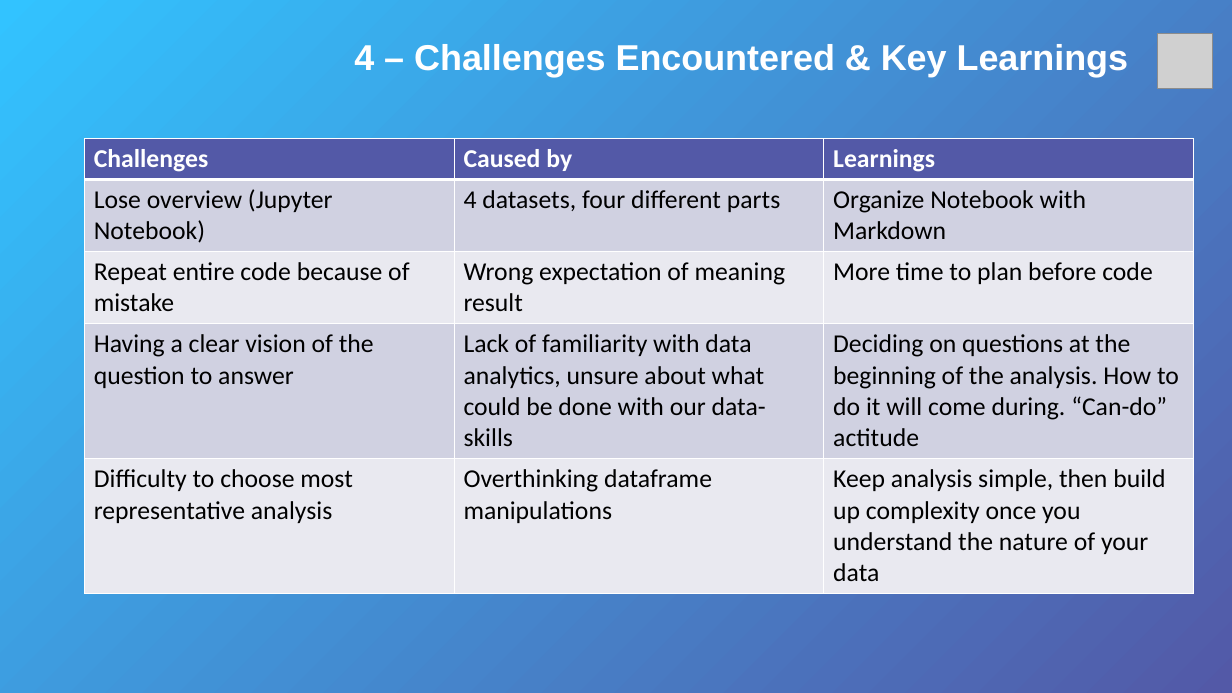
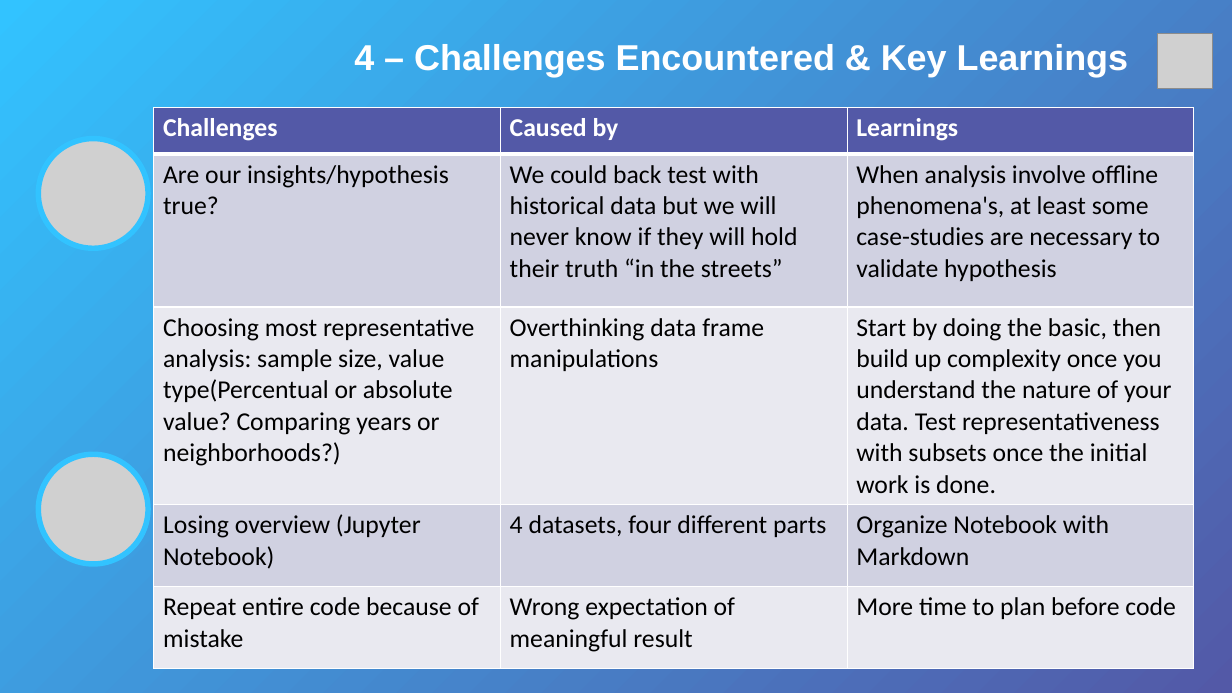
Before and after one commit to fyuji88/Project-Week-2-Barcelona, a slide deck: slide 10 of group7_transportation.pptx. Drawn at 1232x693 pixels with LibreOffice and Linux fonts; fonts in the diff are those of the drawing; grey boxes stand for pictures. Boxes give left, top, right and bottom in pixels: in the first picture for what was removed or moved away, otherwise in the second. Text is boxed around its words. In the diff, an @@ line names an element or a change of style, - is before the commit and + after.

Commit message:
presentation updated and folder organized

```diff
--- a/group7_transportation.pptx
+++ b/group7_transportation.pptx
@@ table at [153, 108, 1193, 665] @@
-row 2: Lose overview (Jupyter Notebook) | 4 datasets, four different parts | Organize Notebook with Markdown
+row 2: Are our insights/hypothesis true? | We could back test with historical data but we will never know if they will hold their truth “in the streets” | When analysis involve offline phenomena's, at least some case-studies are necessary to validate hypothesis
-row 3: Repeat entire code because of mistake | Wrong expectation of meaning result | More time to plan before code
+row 3: Choosing most representative analysis: sample size, value type(Percentual or absolute value? Comparing years or neighborhoods?) | Overthinking data frame manipulations | Start by doing the basic, then build up complexity once you understand the nature of your data. Test representativeness with subsets once the initial work is done.
-row 4: Having a clear vision of the question to answer | Lack of familiarity with data analytics, unsure about what could be done with our data-skills | Deciding on questions at the beginning of the analysis. How to do it will come during. “Can-do” actitude
+row 4: Losing overview (Jupyter Notebook) | 4 datasets, four different parts | Organize Notebook with Markdown
-row 5: Difficulty to choose most representative analysis | Overthinking dataframe manipulations | Keep analysis simple, then build up complexity once you understand the nature of your data
+row 5: Repeat entire code because of mistake | Wrong expectation of meaningful result | More time to plan before code
@@ table: place and size @@
-table at [84, 139, 1193, 585]
+table at [153, 108, 1193, 665]
@@ picture added at [38, 139, 148, 249] @@
@@ picture added at [38, 455, 148, 565] @@
```
Also in this commit, not shown: 6 other slides changed, 3 other files.
